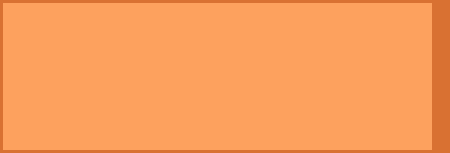
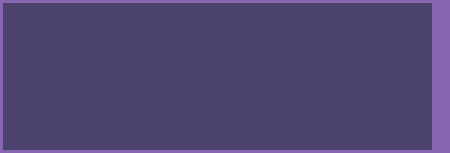
The second (450, 153) image is a revision of the first. Changes to its layers:
hid group "orange" (2 layers) over bbox(0, 0, 450, 153)
showed group "purple" (2 layers) over bbox(0, 0, 450, 153)
